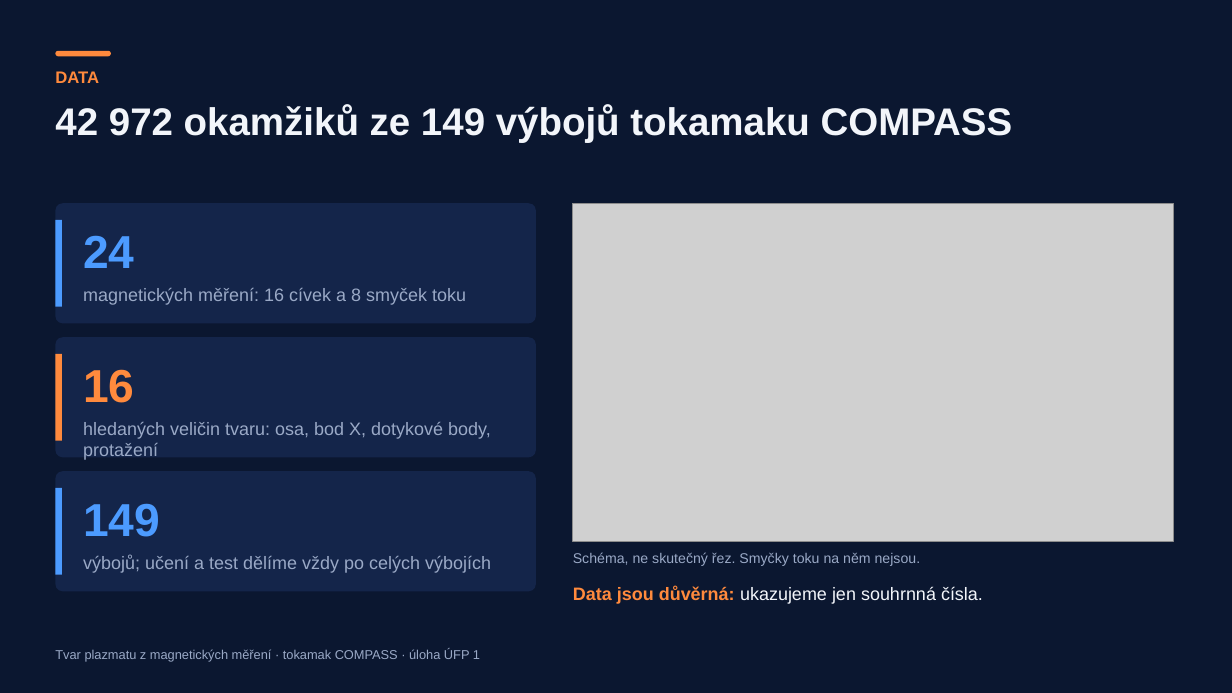
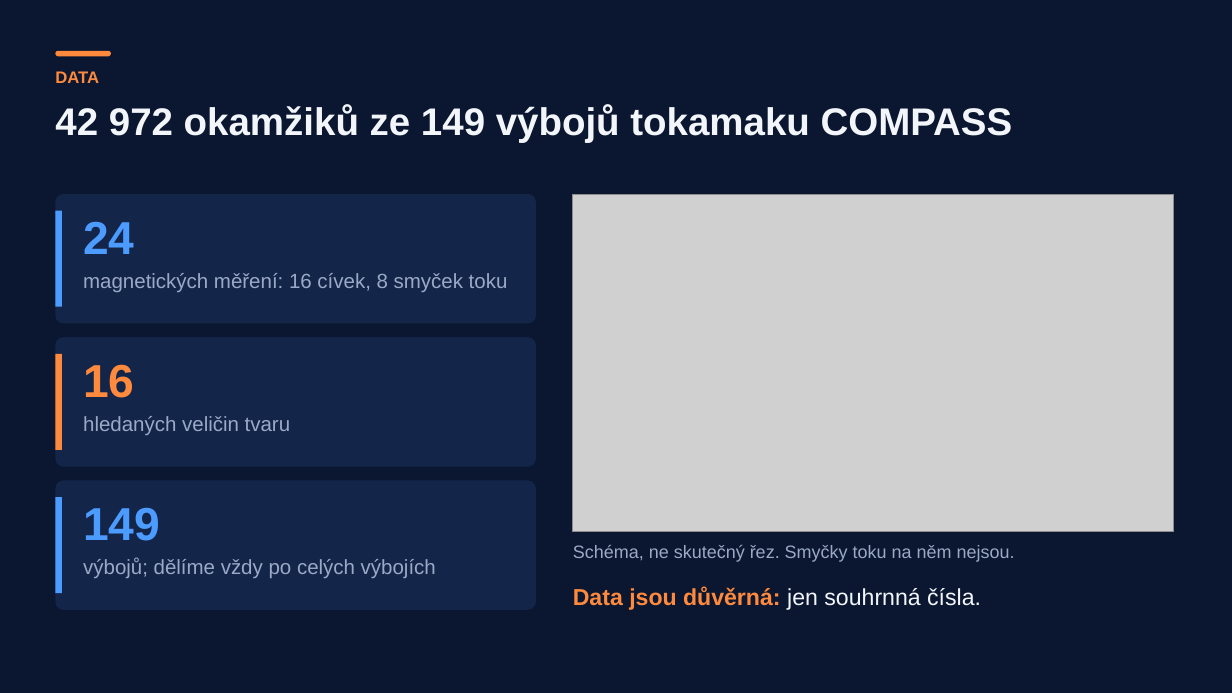
Before and after one commit to mschiller890/hackathon, a slide deck: slide 3 of presentation/deck/slides.pptx. Drawn at 1232x693 pixels with LibreOffice and Linux fonts; fonts in the diff are those of the drawing; grey boxes stand for pictures. Boxes give left, top, right and bottom in pixels: in the first picture for what was removed or moved away, otherwise in the second. Text is boxed around its words. In the diff, an @@ line names an element or a change of style, - is before the commit and + after.

```diff
--- a/presentation/deck/slides.pptx
+++ b/presentation/deck/slides.pptx
@@ rounded rectangle: place and size @@
-rounded rectangle at (55,203,536,323)
+rounded rectangle at (55,194,536,323)
@@ text "24": place and size @@
-text "24" at (83,235,134,268)
+text "24" at (83,221,134,254)
@@ picture: place and size @@
-picture at (573,203,1174,542)
+picture at (573,194,1174,532)
@@ rounded rectangle: place and size @@
-rounded rectangle at (55,220,62,307)
+rounded rectangle at (55,211,62,307)
@@ text at (83,273,508,292): text changed; size 14 to 16 pt @@
-magnetických měření: 16 cívek a 8 smyček toku
+magnetických měření: 16 cívek, 8 smyček toku
@@ rounded rectangle: place and size @@
-rounded rectangle at (55,337,536,457)
+rounded rectangle at (55,337,536,467)
@@ rounded rectangle: place and size @@
-rounded rectangle at (55,354,62,441)
+rounded rectangle at (55,354,62,450)
@@ text "16": place and size @@
-text "16" at (83,369,134,403)
+text "16" at (83,364,134,398)
@@ text at (83,416,291,435): text changed; size 14 to 16 pt @@
-hledaných veličin tvaru: osa, bod X, dotykové body, protažení
+hledaných veličin tvaru
@@ rounded rectangle: place and size @@
-rounded rectangle at (55,471,536,592)
+rounded rectangle at (55,481,536,610)
@@ rounded rectangle: place and size @@
-rounded rectangle at (55,488,62,575)
+rounded rectangle at (55,497,62,593)
@@ text "149": place and size @@
-text "149" at (83,503,160,537)
+text "149" at (83,507,160,541)
@@ text at (83,558,436,578): text changed; size 14 to 16 pt @@
-výbojů; učení a test dělíme vždy po celých výbojích
+výbojů; dělíme vždy po celých výbojích
@@ text "Schéma, ne skutečný řez. Smyčky ...": place and size @@
-text "Schéma, ne skutečný řez. Smyčky ..." at (573,552,921,566)
+text "Schéma, ne skutečný řez. Smyčky ..." at (573,545,1015,562)
@@ text "Schéma, ne skutečný řez. Smyčky ..." at (573,545,1015,562): size 11 to 14 pt; more space between paragraphs @@
@@ text at (573,586,981,610): text changed; size 14 to 18 pt @@
-Data jsou důvěrná: ukazujeme jen souhrnná čísla.
+Data jsou důvěrná: jen souhrnná čísla.
@@ text removed at (55,649,480,662) @@
-Tvar plazmatu z magnetických měření · tokamak COMPASS · úloha ÚFP 1
```
Also in this commit, not shown: 13 other slides changed, 1 other file.
